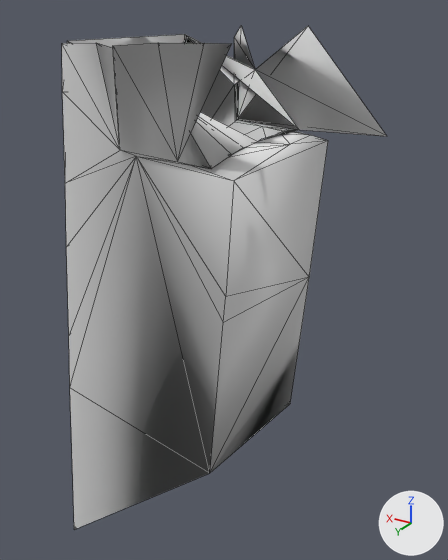
Before and after pictures for a commit that changed the OBJ model src/main/resources/assets/kn8/meshes/kikoru/leg_right.obj.
One viewpoint serves both versions: a camera (50 mm lens) standing at (-0.158, 0.339, 0.779) and looking at (0.062, -0.027, 0.595). Lighting does not change. The marker at lower right points along +X, +Y and +Z. The older version comes first. Mesh edges are drawn as thin lines. Where no turn or scale is listed for an object, it has been applied to the vertices. Vertices at exactly the same position are counted once.

The first picture shows 'leg_right'.
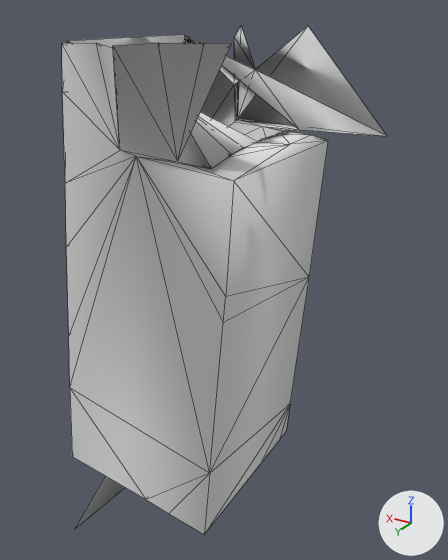
Diff of the bpy script that builds the scene:
```diff
--- a/src/main/resources/assets/kn8/meshes/kikoru/leg_right.obj.py
+++ b/src/main/resources/assets/kn8/meshes/kikoru/leg_right.obj.py
@@ me_leg_right @@
 # used by ob_leg_right; location = (0.0, 0.0, 0.0)
-me_leg_right.from_pydata(...)  # 64 vertices, 124 faces; spans x -0.034..0.165, y -0.082..0.058, z 0.367..0.771
+me_leg_right.from_pydata(...)  # 76 vertices, 137 faces; spans x -0.034..0.165, y -0.082..0.058, z 0.367..0.771
+# me_leg_right part 1
+# 9 faces are deleted
+# 12 vertices are added at x 0.029..0.157, y -0.08..0.055, z 0.433..0.453
+# 22 new faces join them
```

What differs and where, as boxes (x1, y1, x2, y2) in the pictures (448 x 560 px):
'leg_right', reshaped
    before: (62, 26, 386, 529)
    after: (62, 26, 386, 534)
part 1 of me_leg_right, reshaped
    before: (70, 71, 385, 529)
    after: (70, 71, 385, 534)
